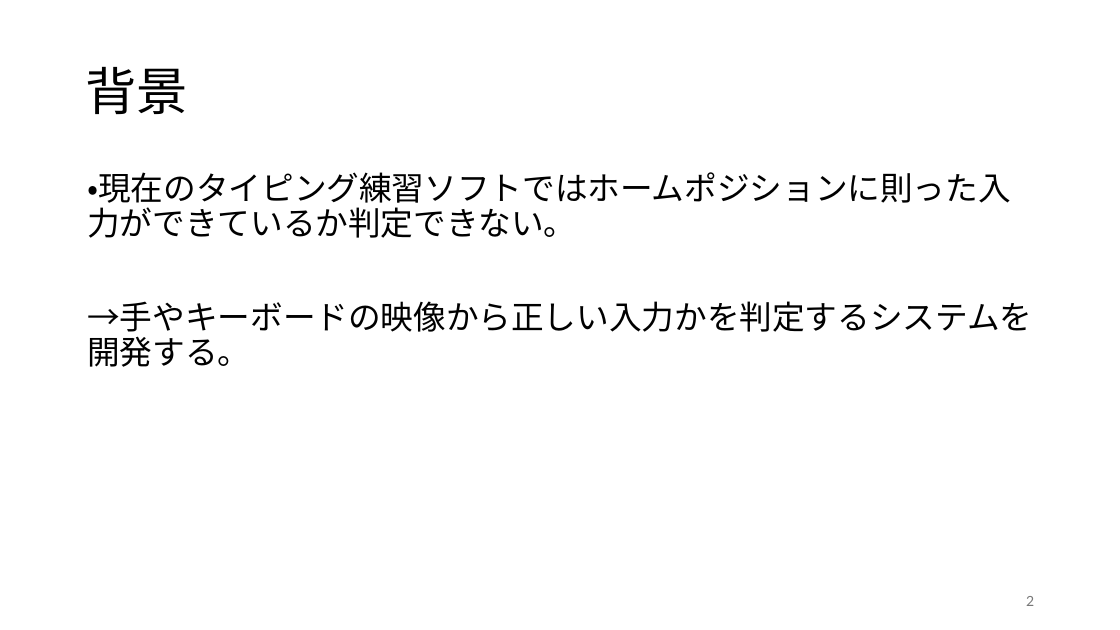
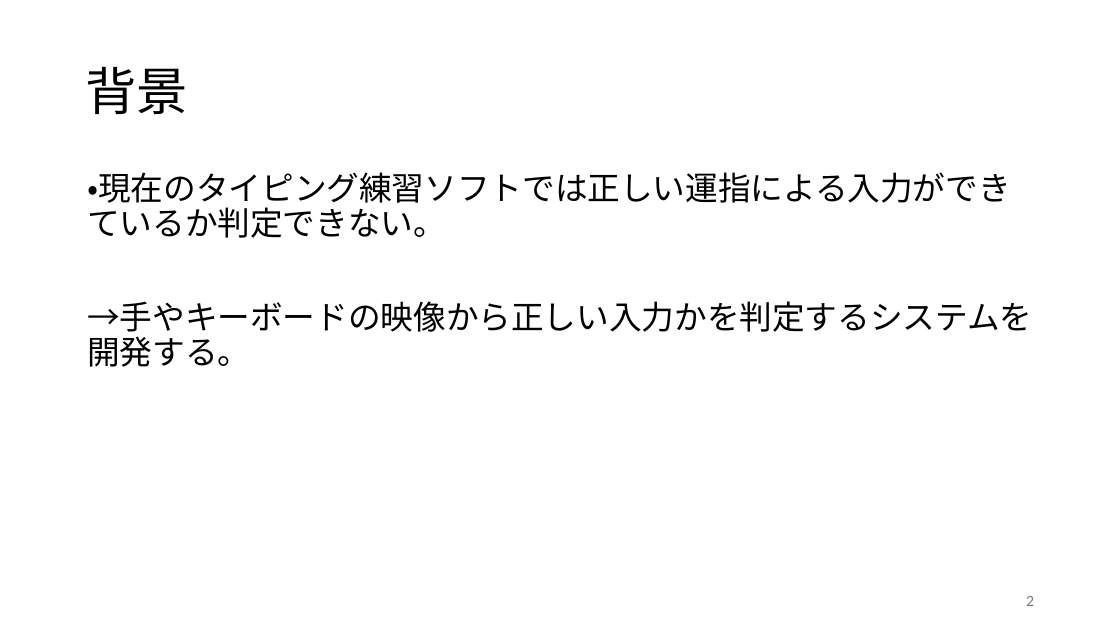
Before and after one commit to hagi711/Graduation-Research, a slide deck: slide 2 of 中間発表 (2).pptx. Drawn at 1120x630 pixels with LibreOffice and Linux fonts; fonts in the diff are those of the drawing. Boxes give left, top, right and bottom in pixels: in the first picture for what was removed or moved away, otherwise in the second. Text is boxed around its words. In the diff, an @@ line names an element or a change of style, - is before the commit and + after.

```diff
--- a/中間発表 (2).pptx
+++ b/中間発表 (2).pptx
@@ text at <box>87,172,1011,238</box>: text changed @@
-・現在のタイピング練習ソフトではホームポジションに則った入力ができているか判定できない。
+・現在のタイピング練習ソフトでは正しい運指による入力ができているか判定できない。
```
Also in this commit, not shown: 7 other slides changed.
